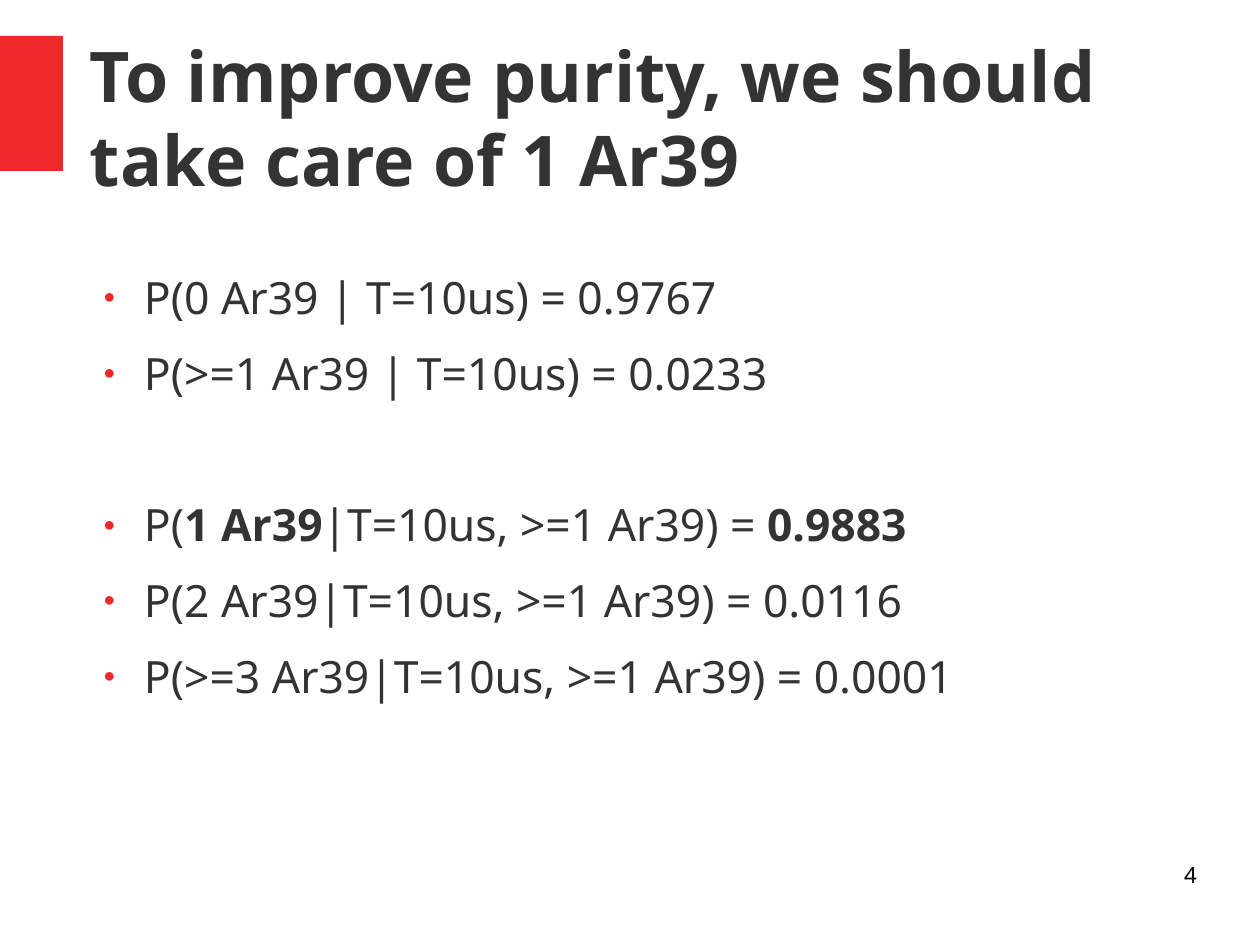
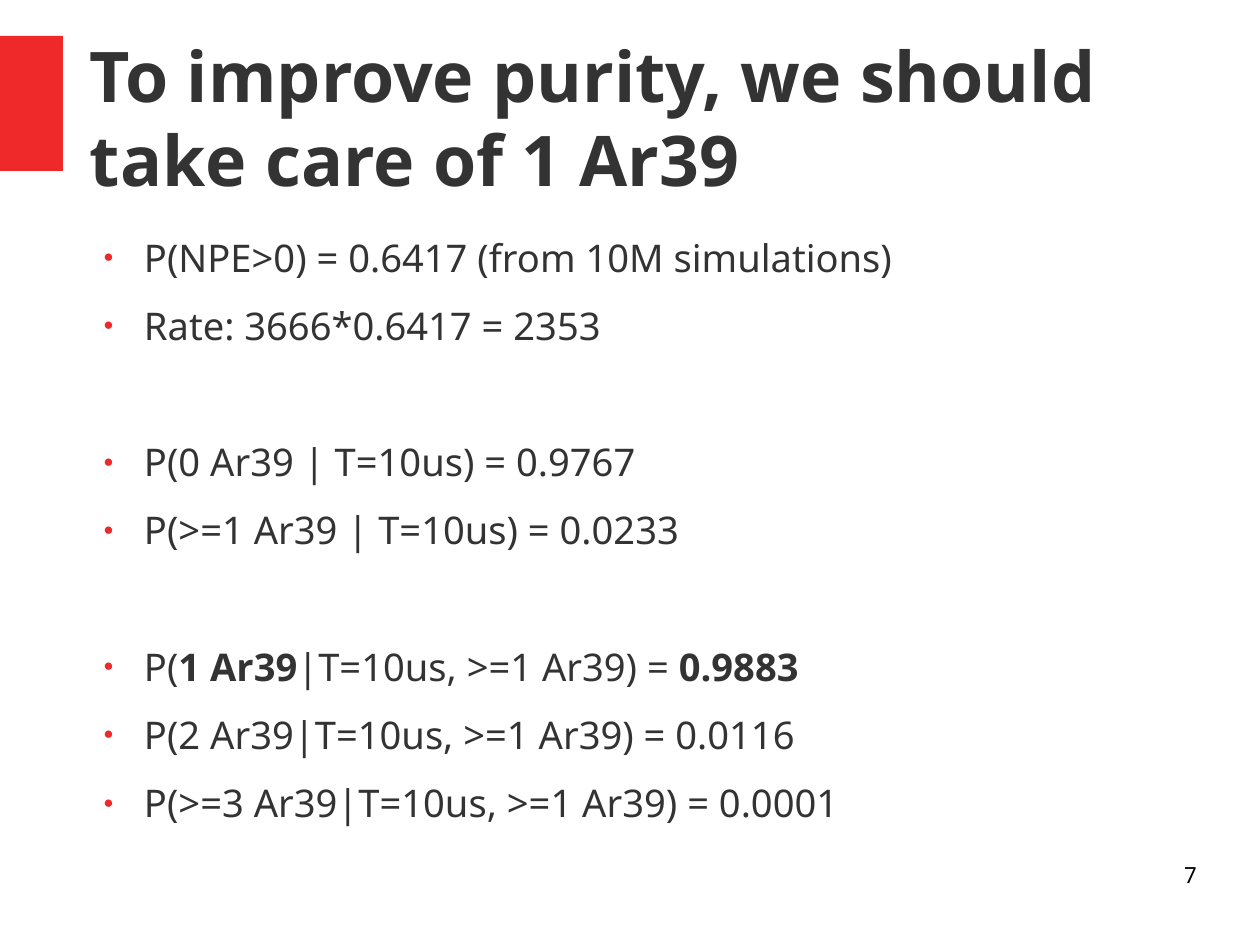
Before and after one commit to luigiberducci/ML4NP, a slide deck: slide 7 of Docs/meeting_ml4np_16giu2020.odp (slide 4 before the commit). Drawn at 1260x945 pixels with LibreOffice and Linux fonts; fonts in the diff are those of the drawing. Boxes give left, top, right and bottom in pixels: in the first picture for what was removed or moved away, otherwise in the second. Text is boxed around its words. In the diff, an @@ line names an element or a change of style, - is before the commit and + after.

```diff
--- a/Docs/meeting_ml4np_16giu2020.odp
+++ b/Docs/meeting_ml4np_16giu2020.odp
@@ text "P(NPE>0) = 0.6417 (from 10M ...": place and size @@
-text "P(NPE>0) = 0.6417 (from 10M ..." at <box>144,281,953,704</box>
+text "P(NPE>0) = 0.6417 (from 10M ..." at <box>144,243,892,826</box>
@@ text at <box>144,243,892,341</box>: paragraphs added @@
+● P(NPE>0) = 0.6417 (from 10M simulations)
+● Rate: 3666*0.6417 = 2353
@@ text at <box>144,448,838,826</box>: size 28 to 24 pt in "P(0 Ar39 | T=10us) = 0.9767", "P(>=1 Ar39 | T=10us) = 0.0233", "P(1 Ar39|T=10us, >=1 Ar39) = 0.9883", "P(2 Ar39|T=10us, >=1 Ar39) = 0.0116" and 1 more places @@
@@ page number at <box>1184,867,1197,883</box>: text changed @@
-4
+7
```
Also in this commit, not shown: 2 other slides changed, 3 slides added, 3 other files.
